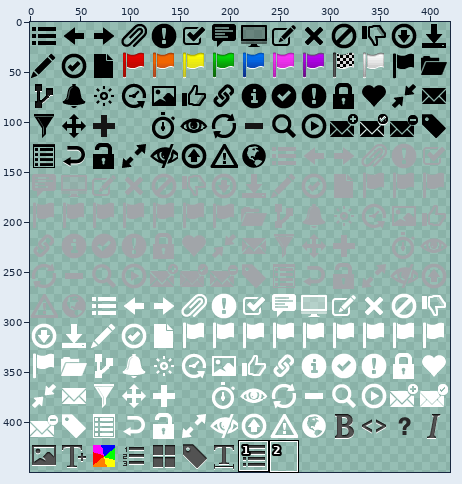
Sprite sheet -- webroot/rsrc/image/sprite-icon-X2.png. Above: a wide view before the commit, with the close-up outlined.
Close-up. First the earlier version:
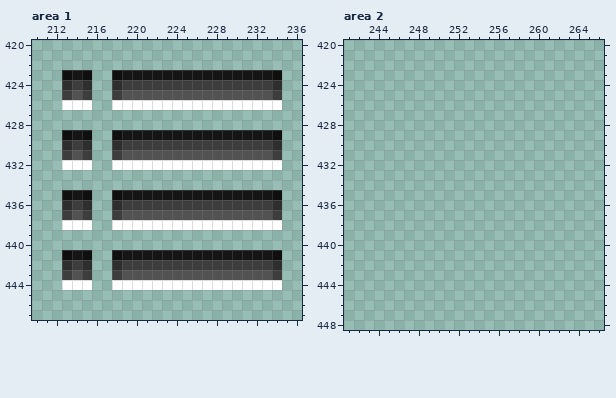
The file is 420x450 pixels. Pixels under 10% opacity are left out. Colours within 5 levels of each other are drawn and written as one. Shown: area 1: x 210..236, y 420..447; area 2: x 241..266, y 420..448. The commit also changed other parts of the picture, which this record leaves out.
Now the later version:
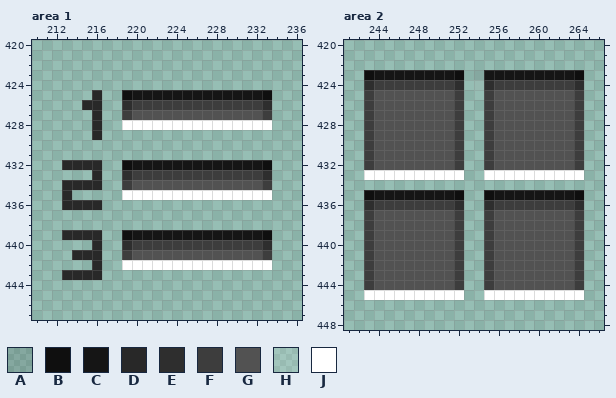
Palette (. is transparent): A #0606061e  B #0f0f0f  C #151515  D #282828  E #2e2e2e  F #3d3d3d  G #525252  H #ffffff1e  J #ffffff
From old to new:
Changed rows in their new state; - is an unchanged pixel.
Area 1:
first column x 213:
423 ...--.................
424 ...--.................
425 ...D-.BCCCCCCCCCCCCCB.
426 ..DD-.EFFFFFFFFFFFFFE.
427 ---D--FGGGGGGGGGGGGGF-
428 ---D--JJJJJJJJJJJJJJJ-
429 ...D-.................
430 ...--.................
431 ...--.................
432 DDDD-.BCCCCCCCCCCCCCB.
433 ---D--EFFFFFFFFFFFFFE-
434 DDDD--FGGGGGGGGGGGGGF-
435 D..--.JJJJJJJJJJJJJJJ.
436 DDDD-.................
437 ...--.................
438 ...--.................
439 DDDD--BCCCCCCCCCCCCCB-
440 ---D--EFFFFFFFFFFFFFE-
441 .DDD-.FGGGGGGGGGGGGGF.
442 ...D-.JJJJJJJJJJJJJJJ.
443 DDDD-.................
444 ...--.................
Area 2:
first column x 243:
423 BCCCCCCCCB-ACCCCCCCCCB
424 EFFFFFFFFE-HEFFFFFFFFE
425 FGGGGGGGGF--FGGGGGGGGF
426 FGGGGGGGGF--FGGGGGGGGF
427 FGGGGGGGGF--FGGGGGGGGF
428 FGGGGGGGGF--FGGGGGGGGF
429 FGGGGGGGGF--FGGGGGGGGF
430 FGGGGGGGGF--FGGGGGGGGF
431 FGGGGGGGGF--FGGGGGGGGF
432 FGGGGGGGGF--FGGGGGGGGF
433 JJJJJJJJJJ--JJJJJJJJJJ
435 BCCCCCCCCB--BCCCCCCCCB
436 EFFFFFFFFE--EFFFFFFFFE
437 FGGGGGGGGF--FGGGGGGGGF
438 FGGGGGGGGF--FGGGGGGGGF
439 FGGGGGGGGF--FGGGGGGGGF
440 FGGGGGGGGF--FGGGGGGGGF
441 FGGGGGGGGF--FGGGGGGGGF
442 FGGGGGGGGF--FGGGGGGGGF
443 FGGGGGGGGF--FGGGGGGGGF
444 FGGGGGGGGF--FGGGGGGGGF
445 JJJJJJJJJJ--JJJJJJJJJJ
Where, in picture pixels (left, top, right, bottom), the same in both close-ups:
changed: (62, 70, 282, 290)
added: (364, 70, 584, 300)
